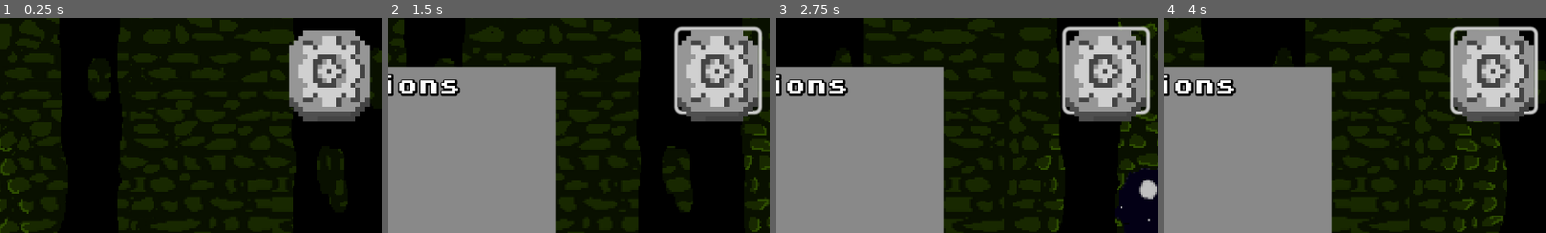
Above: before the commit, frames 1-4 (left to right).
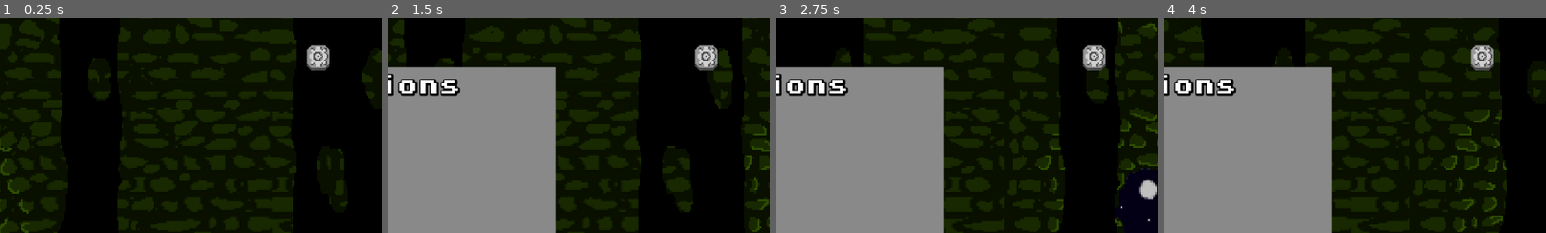
Above: after the commit, the same moments.

Repository: Hogzzz/PSGameJam
Game: Godot game, scene res://Slungeon Scenes/tutorial.tscn
The game is run twice, just before and just after one commit, with the same random seed, the same clock (stepped at 60 frames per second) and the same inputs. This scene is started directly instead of the project's main scene.
Inputs (mouse positions are % of the whole screen's width and height, from its top left; square brackets give the same spot before the commit, where the layout moved):
- Up to frame 1 (0.25 s): no input
- Up to frame 2 (1.5 s): click (91, 9) [93, 12] at 0.5 s; tap Space (jump) at 1.25 s; hold D (move_right) from 1.28 s (still down)
- Up to frame 3 (2.75 s): keep holding D (move_right); tap Space (jump) at 1.52, 2, 2.27 s
- Up to frame 4 (4 s): tap Space (jump) at 2.75, 3.5, 3.77 s; release D (move_right) at 2.78 s; hold A (move_left) 2.78-3.53 s; hold D (move_right) from 3.53 s (still down)
The pictures show only the part of the screen within x 50-100%, y 0-50%; the shares and areas given below are measured in that part.

The runs differ from the first frame. In frame 1, 8.2% of the frame differs, in the area x 75-97%, y 5-48%; in frame 2, 9.6%, in the area x 74-98%, y 3-48%; in frame 3, 9.6%; in frame 4, 9.6%.

Commit message:
settings button fixed?

Diff:
--- a/Slungeon Scenes/menu.tscn
+++ b/Slungeon Scenes/menu.tscn
@@ -44,6 +44,7 @@
 offset_top = 53.0
 offset_right = 109.0
 offset_bottom = 162.0
+focus_mode = 0
 text = "
 "
 flat = true
@@ -54,6 +55,7 @@
 offset_top = 179.0
 offset_right = 108.0
 offset_bottom = 277.0
+focus_mode = 0
 text = "
 "
 flat = true
--- a/Slungeon Scenes/settingsbutton.tscn
+++ b/Slungeon Scenes/settingsbutton.tscn
@@ -4,16 +4,21 @@
 [ext_resource type="Texture2D" uid="uid://bmu8yo2m67kk0" path="res://assets/sprites/SettingsButton.png" id="1_n1weu"]
 
 [node name="Settings" type="Button"]
-offset_left = -22.0
-offset_top = -23.0
-offset_right = 22.0
-offset_bottom = 21.0
+offset_left = -15.0
+offset_top = -14.0
+offset_right = 19.0
+offset_bottom = 13.0
+focus_mode = 0
+icon = ExtResource("1_n1weu")
 flat = true
+icon_alignment = 1
+expand_icon = true
 script = ExtResource("1_aejbl")
 
 [node name="Sprite2D2" type="Sprite2D" parent="."]
-position = Vector2(15.0001, 25)
-scale = Vector2(2.60526, 2.60526)
+visible = false
+position = Vector2(11, 16)
+scale = Vector2(1.5, 1.5)
 texture = ExtResource("1_n1weu")
 
 [connection signal="pressed" from="." to="." method="_on_pressed"]
--- a/Slungeon Scenes/tutorial.tscn
+++ b/Slungeon Scenes/tutorial.tscn
@@ -112,8 +112,8 @@
 [node name="Settings" parent="Player/Camera2D" instance=ExtResource("7_j7oni")]
 offset_left = 158.0
 offset_top = -111.0
-offset_right = 202.0
-offset_bottom = -67.0
+offset_right = 185.0
+offset_bottom = -81.0
 size_flags_horizontal = 8
 
 [node name="Window" parent="Player/Camera2D" instance=ExtResource("8_hc6gr")]
--- a/scripts/settingsbutton.gd
+++ b/scripts/settingsbutton.gd
@@ -6,7 +6,7 @@
 
 func _on_pressed():
 	window.show()
-
+	release_focus()
 
 
 func _on_window_close_requested():
